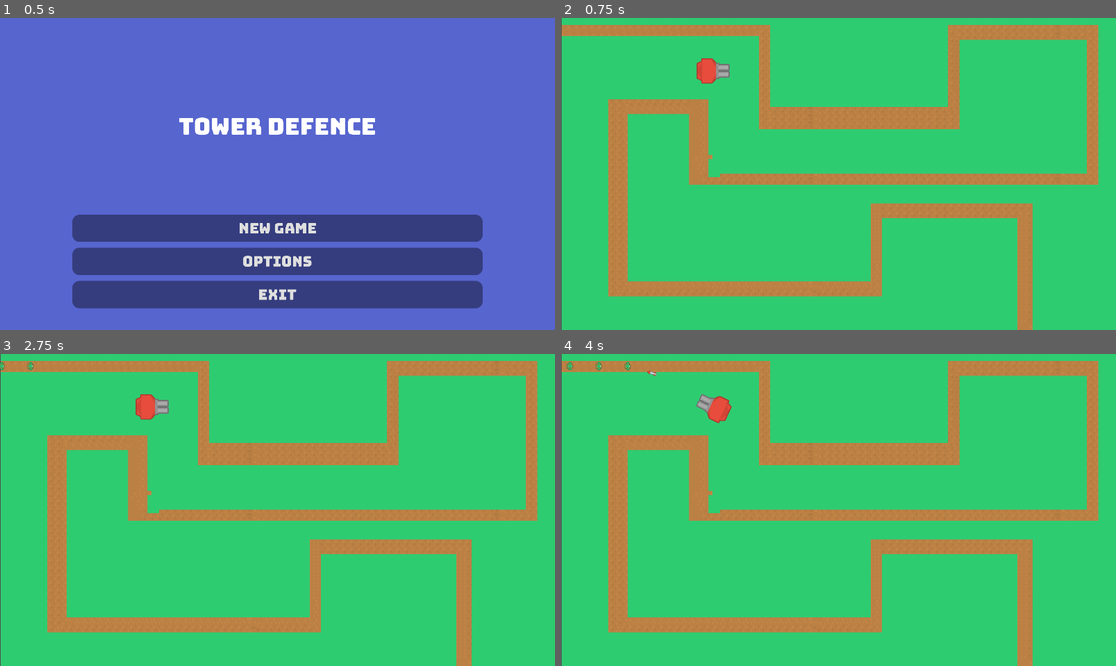
Above: before the commit, frames 1-4 (two rows, left to right).
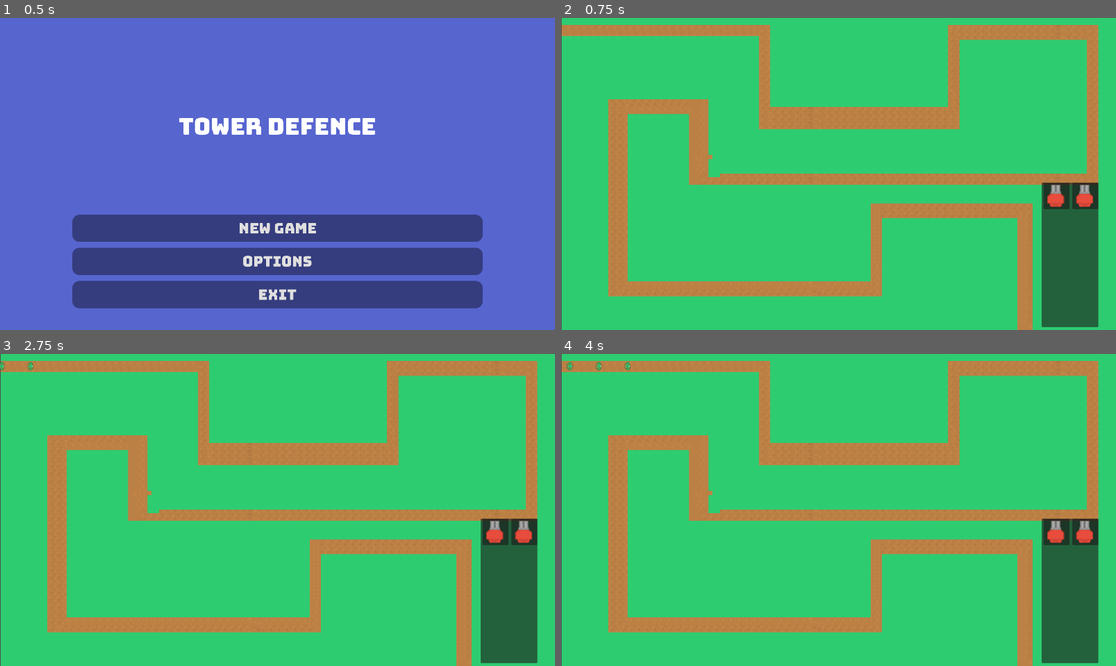
Above: after the commit, the same moments.

Repository: Robbedebie/Tower-Defense
Game: Godot game, scene res://main_menu.tscn
The game is run twice, just before and just after one commit, with the same random seed, the same clock (stepped at 60 frames per second) and the same inputs.
Inputs (mouse positions are in pixels of both pictures, inside the frame that each line leads up to):
- Up to frame 1 (0.5 s): no input
- Up to frame 2 (0.75 s): click "New Game" at 0.5 s
- Up to frame 3 (2.75 s): tap Enter at 1.25 s; move the mouse to (399, 494) at 1.27 s; click (399, 494) at 1.42 s; tap Space at 2 s; drag from (166, 525) to (155, 407) at 2.02 s
- Up to frame 4 (4 s): tap Enter at 2.75 s; move the mouse to (894, 441) at 2.77 s; click (894, 441) at 2.92 s; tap Space at 3.5 s; drag from (810, 572) to (672, 463) at 3.52 s

Frame 1 is identical in both runs. In frame 2, 5.1% of the frame differs, in the area x 24-97%, y 12-100%; in frame 3, 5.1%; in frame 4, 5.2%, in the area x 15-97%, y 5-100%.

Commit message:
placing turrets now works correctly

Diff:
--- a/Levels/level1_path.tscn
+++ b/Levels/level1_path.tscn
@@ -1,6 +1,6 @@
 [gd_scene load_steps=3 format=3 uid="uid://ckfc1vuq8cuox"]
 
-[ext_resource type="PackedScene" uid="uid://d0eafv1ukxl7m" path="res://soldier.tscn" id="1_0i1fr"]
+[ext_resource type="PackedScene" uid="uid://d0eafv1ukxl7m" path="res://Enemies/soldier.tscn" id="1_0i1fr"]
 
 [sub_resource type="Curve2D" id="Curve2D_hkg5s"]
 _data = {
--- /dev/null
+++ b/Towers/RedTowerPanel.gd
@@ -0,0 +1,28 @@
+extends Panel
+
+@onready var tower = preload("res://Towers/red_bullet_tower.tscn")
+var currTile
+
+func _on_gui_input(event):
+	var tempTower = tower.instantiate()
+	if event is InputEventMouseButton and event.button_mask == 1:
+		#left click down
+		add_child(tempTower)
+		tempTower.process_mode = Node.PROCESS_MODE_DISABLED
+	elif event is InputEventMouseMotion and event.button_mask == 1:
+		#left click down drag
+		get_child(1).global_position = event.global_position
+
+	elif event is InputEventMouseButton and event.button_mask == 0:
+		print("left mouse button up")
+		# get current  global_position of dragged tower
+		var drop_pos = get_child(1).global_position
+		drop_pos.x -= 905
+		drop_pos.y -= 520 # were we want the tower
+
+		get_child(1).queue_free()
+		var path = get_tree().get_root().get_node("Main/Towers")
+		path.add_child(tempTower)
+		# temp_tower.global_position = event.global_position
+		tempTower.global_position = drop_pos
+		tempTower.get_node("Area").hide()
--- /dev/null
+++ b/Towers/RedTowerPanel.tscn
@@ -0,0 +1,17 @@
+[gd_scene load_steps=3 format=3 uid="uid://h7sfq7j55w0b"]
+
+[ext_resource type="Script" path="res://Towers/RedTowerPanel.gd" id="1_2r18u"]
+[ext_resource type="Texture2D" uid="uid://d3jod6yg6lhjk" path="res://art/Towers/towerDefense_tile250.png" id="1_gw4ya"]
+
+[node name="RedTowerPanel" type="Panel"]
+custom_minimum_size = Vector2(80, 80)
+offset_right = 86.0
+offset_bottom = 90.0
+script = ExtResource("1_2r18u")
+
+[node name="Sprite2D" type="Sprite2D" parent="."]
+position = Vector2(42.5, 43.5)
+scale = Vector2(1.32812, 1.35938)
+texture = ExtResource("1_gw4ya")
+
+[connection signal="gui_input" from="." to="." method="_on_gui_input"]
--- a/Towers/red_bullet_tower.tscn
+++ b/Towers/red_bullet_tower.tscn
@@ -9,9 +9,15 @@
 [sub_resource type="CircleShape2D" id="CircleShape2D_kkvmu"]
 radius = 400.0
 
+[sub_resource type="StyleBoxFlat" id="StyleBoxFlat_hiqhn"]
+bg_color = Color(1, 0.113725, 0.164706, 1)
+corner_radius_top_left = 450
+corner_radius_top_right = 450
+corner_radius_bottom_right = 450
+corner_radius_bottom_left = 450
+
 [node name="RedBulletTower" type="StaticBody2D"]
 script = ExtResource("1_8kk1q")
-bulletDamage = 0
 
 [node name="TowerHitbox" type="CollisionShape2D" parent="."]
 position = Vector2(-6.5, 0)
@@ -36,6 +42,14 @@
 [node name="Timer" type="Timer" parent="."]
 autostart = true
 
+[node name="Area" type="Panel" parent="."]
+modulate = Color(1, 1, 1, 0.239216)
+offset_left = -400.0
+offset_top = -400.0
+offset_right = 400.0
+offset_bottom = 400.0
+theme_override_styles/panel = SubResource("StyleBoxFlat_hiqhn")
+
 [connection signal="body_entered" from="Tower" to="." method="_on_tower_body_entered"]
 [connection signal="body_exited" from="Tower" to="." method="_on_tower_body_exited"]
 [connection signal="timeout" from="Timer" to="." method="_on_timer_timeout"]
--- a/main.tscn
+++ b/main.tscn
@@ -2,9 +2,11 @@
 
 [ext_resource type="PackedScene" uid="uid://cd06tjp6armko" path="res://Levels/level1.tscn" id="1_5ihr7"]
 [ext_resource type="Script" path="res://PathSpawner.gd" id="1_f3o5m"]
-[ext_resource type="PackedScene" uid="uid://dbek41afjfkv0" path="res://Towers/red_bullet_tower.tscn" id="3_cpgwr"]
+[ext_resource type="PackedScene" uid="uid://bcf8nrpc4vlge" path="res://ui.tscn" id="1_q0oa5"]
 
 [node name="Main" type="Node"]
+
+[node name="UI" parent="." instance=ExtResource("1_q0oa5")]
 
 [node name="Camera2D" type="Camera2D" parent="."]
 
@@ -20,9 +22,6 @@
 autostart = true
 
 [node name="Towers" type="Node2D" parent="."]
-
-[node name="RedBulletTower" parent="." instance=ExtResource("3_cpgwr")]
-position = Vector2(-433, -357)
-bulletDamage = 5
+position = Vector2(0, 13)
 
 [connection signal="timeout" from="PathSpawner/Timer" to="PathSpawner" method="_on_timer_timeout"]
--- /dev/null
+++ b/ui.tscn
@@ -0,0 +1,28 @@
+[gd_scene load_steps=2 format=3 uid="uid://bcf8nrpc4vlge"]
+
+[ext_resource type="PackedScene" uid="uid://h7sfq7j55w0b" path="res://Towers/RedTowerPanel.tscn" id="1_jfmdl"]
+
+[node name="UI" type="CanvasLayer"]
+
+[node name="Panel" type="Panel" parent="."]
+offset_left = 1663.0
+offset_top = 570.0
+offset_right = 1859.0
+offset_bottom = 1070.0
+
+[node name="FlowContainer" type="FlowContainer" parent="Panel"]
+layout_mode = 0
+offset_left = 6.0
+offset_top = 1.0
+offset_right = 197.0
+offset_bottom = 1074.0
+theme_override_constants/h_separation = 10
+theme_override_constants/v_separation = 10
+
+[node name="RedTowerPanel" parent="Panel/FlowContainer" instance=ExtResource("1_jfmdl")]
+custom_minimum_size = Vector2(90, 90)
+layout_mode = 2
+
+[node name="RedTowerPanel2" parent="Panel/FlowContainer" instance=ExtResource("1_jfmdl")]
+custom_minimum_size = Vector2(90, 90)
+layout_mode = 2
Not shown: 1 places in Towers/red_bullet_tower.tscn that only renumber resources
